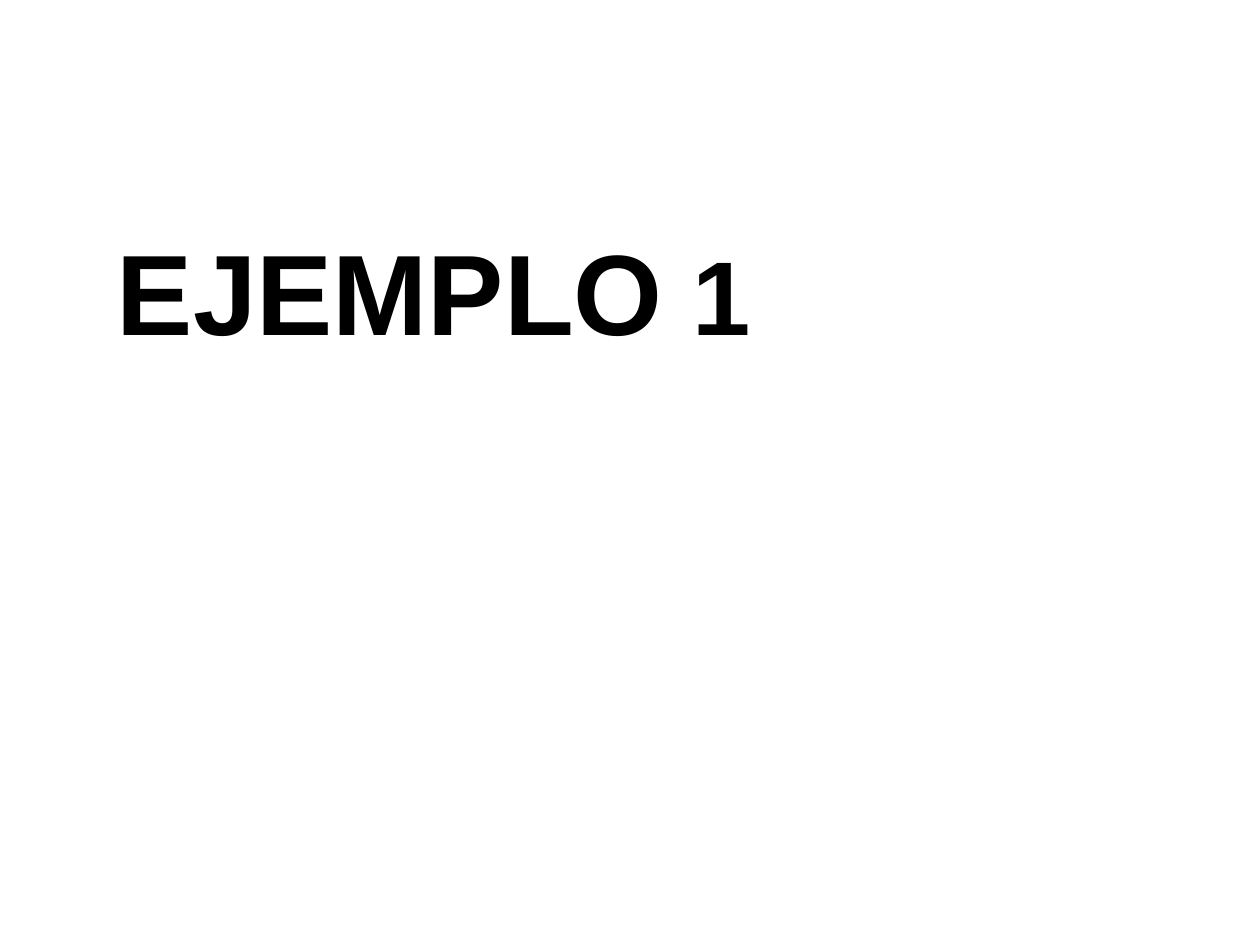
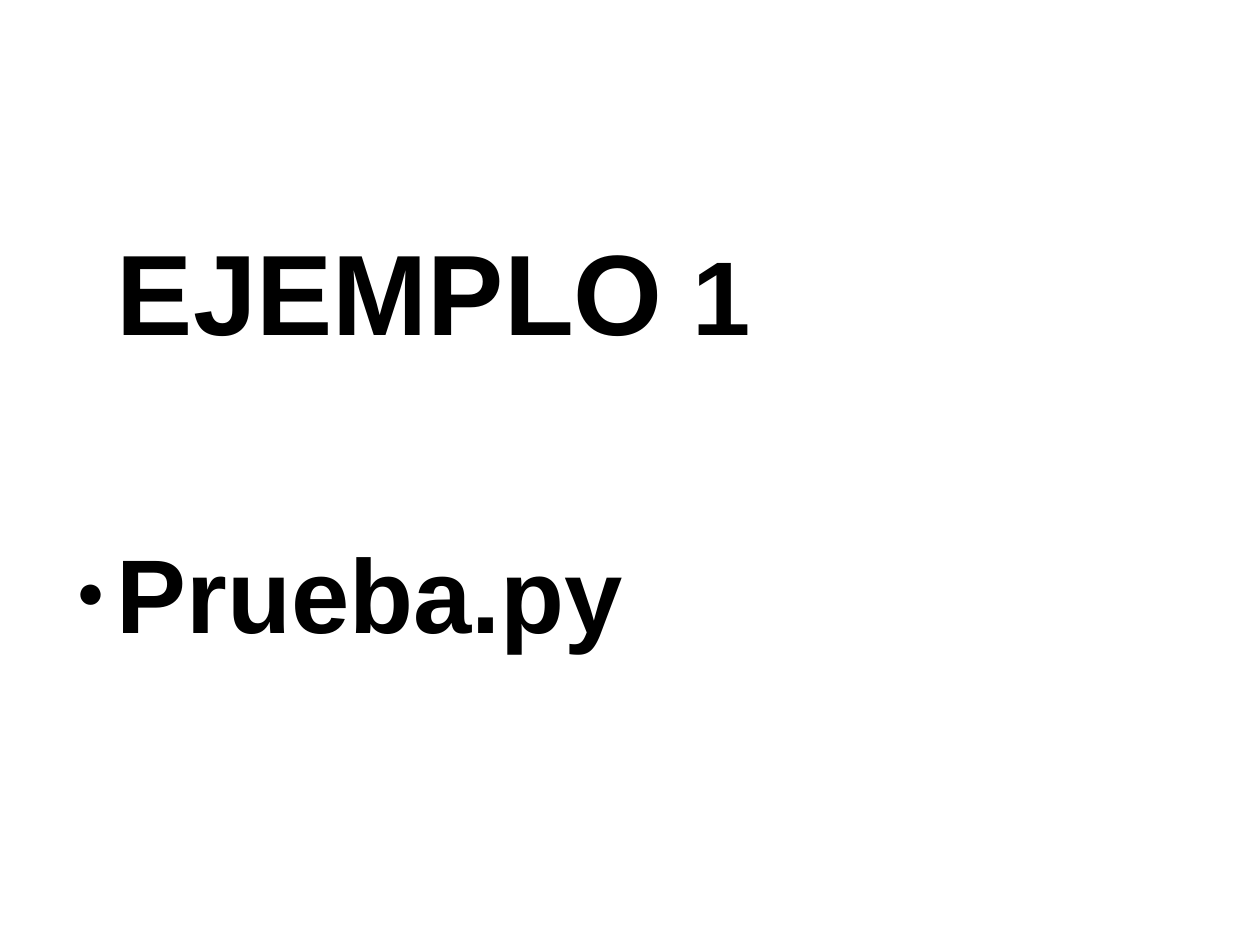
Before and after one commit to javacasm/CursoPythonCompleto, a slide deck: slide 63 of Base_de_Datos/BaseDeDatosPython.odp. Drawn at 1260x945 pixels with LibreOffice and Linux fonts; fonts in the diff are those of the drawing. Boxes give left, top, right and bottom in pixels: in the first picture for what was removed or moved away, otherwise in the second. Text is boxed around its words. In the diff, an @@ line names an element or a change of style, - is before the commit and + after.

```diff
--- a/Base_de_Datos/BaseDeDatosPython.odp
+++ b/Base_de_Datos/BaseDeDatosPython.odp
@@ text at bbox=[117, 557, 623, 653]: paragraph added @@
+● Prueba.py
```
Also in this commit, not shown: 3 other slides changed, 12 slides added, 5 other files.
